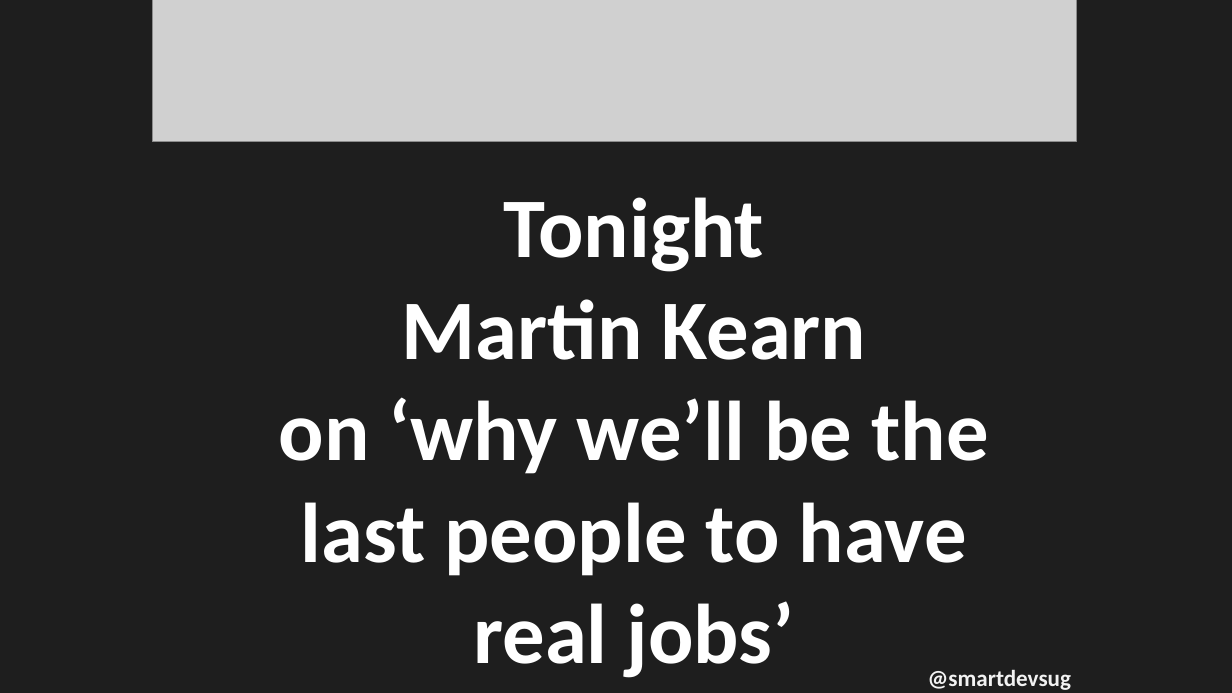
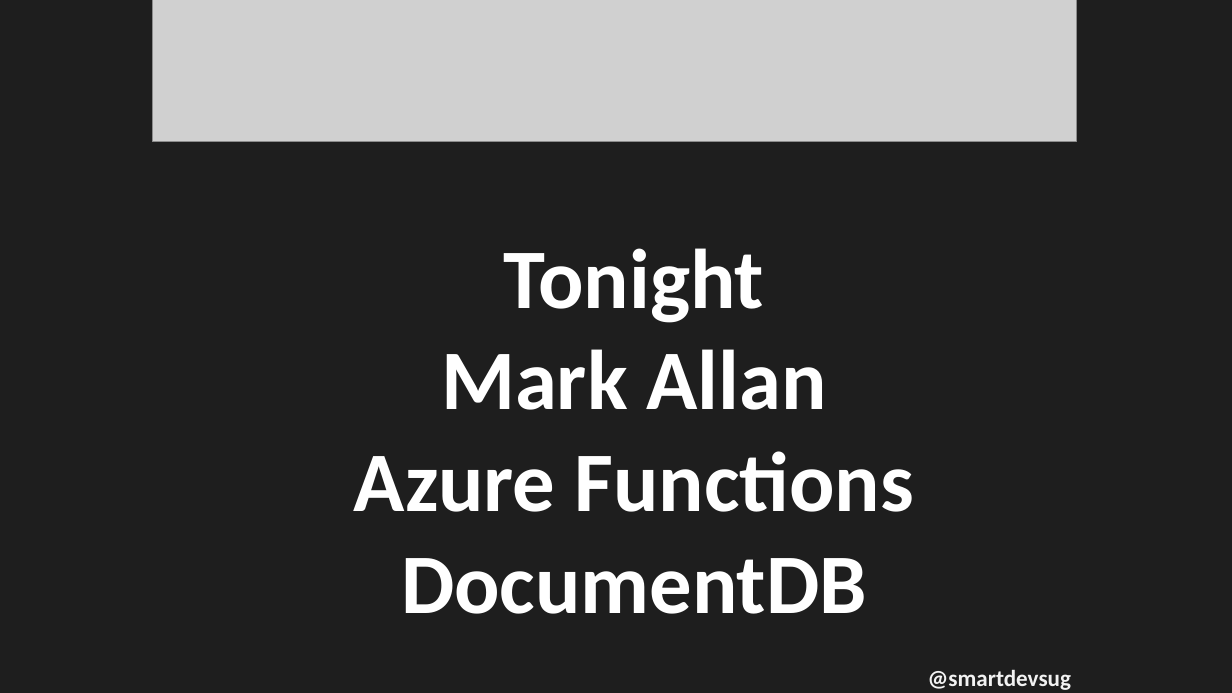
Before and after one commit to rippo/smartdevs, a slide deck: slide 8 of WelcomePresentation-SmartDevs.pptx (slide 7 before the commit). Drawn at 1232x693 pixels with LibreOffice and Linux fonts; fonts in the diff are those of the drawing; grey boxes stand for pictures. Boxes give left, top, right and bottom in pixels: in the first picture for what was removed or moved away, otherwise in the second. Text is boxed around its words. In the diff, an @@ line names an element or a change of style, - is before the commit and + after.

```diff
--- a/WelcomePresentation-SmartDevs.pptx
+++ b/WelcomePresentation-SmartDevs.pptx
@@ text at (354, 248, 914, 614): text changed @@
-Tonight
-Martin Kearn
-on ‘why we’ll be the last people to have real jobs’
+Tonight
+Mark Allan
+Azure Functions
+DocumentDB
```
Also in this commit, not shown: 1 other slide changed, 1 slide added.
